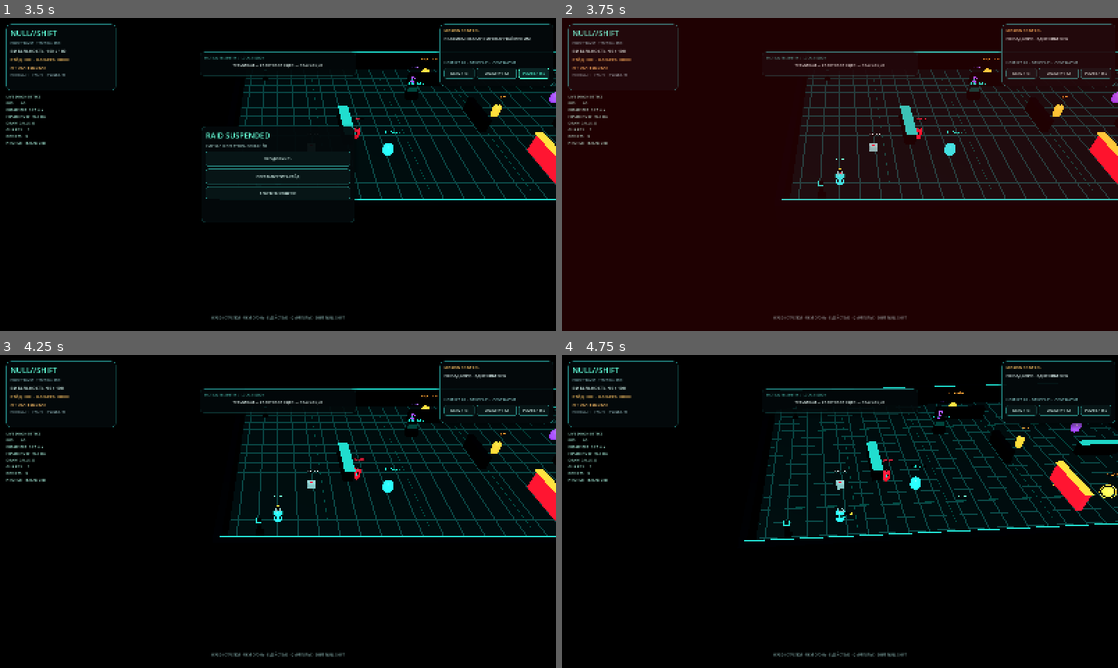
Above: before the commit, frames 1-4 (two rows, left to right).
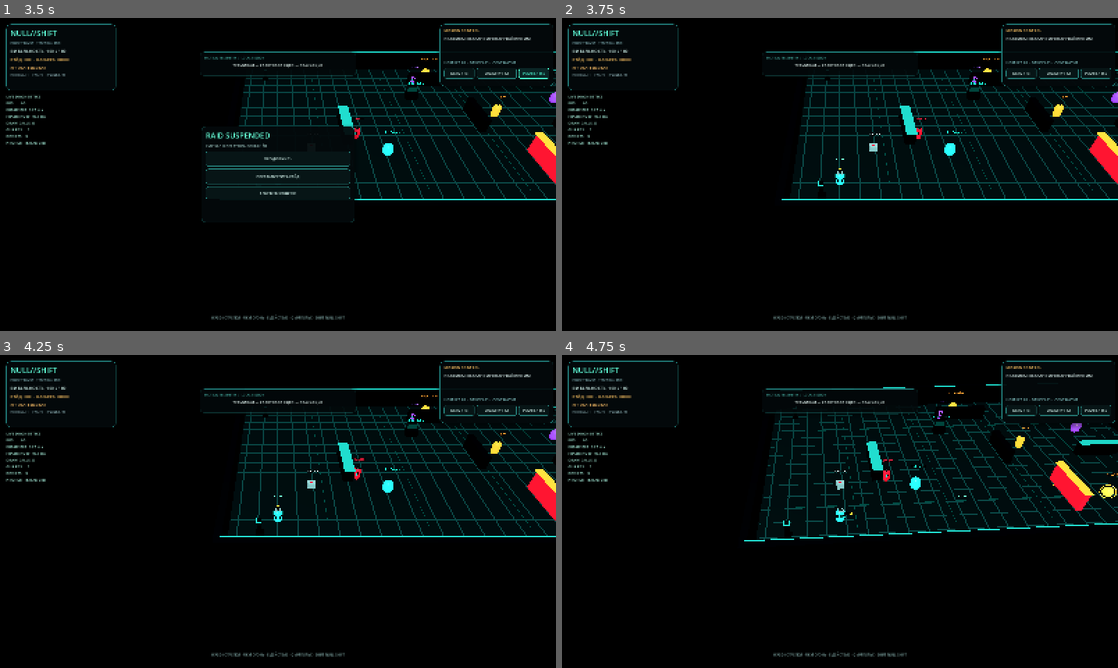
Above: after the commit, the same moments.

Repository: HADJAL001/osgard-world
Game: Godot game, scene res://scenes/main.tscn
The game is run twice, just before and just after one commit, with the same random seed, the same clock (stepped at 60 frames per second) and the same inputs.
Inputs (mouse positions are in pixels of both pictures, inside the frame that each line leads up to):
- Up to frame 1 (3.5 s): click "НАЧАТЬ РЕЙД / ENTER" at 0.5 s; click "DIAG / F3" at 1.25 s; click "QUALITY / F2" at 2 s; click "PAUSE / ESC" at 2.75 s
- Up to frame 2 (3.75 s): click "ПРОДОЛЖИТЬ" at 3.5 s
- Up to frame 3 (4.25 s): no input
- Up to frame 4 (4.75 s): tap Enter at 4.25, 4.35 s; move the mouse to (962, 495) at 4.27 s; hold Right from 4.28 s (still down); click (962, 495) at 4.42 s; tap Space at 4.52 s

Frame 1 is identical in both runs. In frame 2, 99% of the frame differs, in the area x 0-100%, y 0-100%; in frame 3, 0.1%; in frame 4, 0.1%.

Commit message:
Make telegraphed Godot attacks dodgeable and add combat tests

Diff:
--- a/godot/null-shift/scripts/main.gd
+++ b/godot/null-shift/scripts/main.gd
@@ -727,6 +727,9 @@
 		var stun := maxf(0.0, float(guard["stun"]) - delta)
 		guard["stun"] = stun
 		if stun > 0.0:
+			guard["windup"] = 0.0
+			guard["dash_windup"] = 0.0
+			guard["attack_lanes"] = []
 			body.velocity = Vector3.ZERO
 			guards[index] = guard
 			continue
@@ -770,17 +773,19 @@
 			guard["windup"] = windup
 			body.velocity = Vector3.ZERO
 			if windup <= 0.0:
+				var stored_lanes: Array = guard.get("attack_lanes", [])
 				if role == "WARDEN":
 					_spawn_ring_burst(body.global_position + Vector3.UP * 0.12, materials["red"])
 					_screen_impulse(0.13, 0.24)
-					if distance < 17.0 and damage_cooldown <= 0.0:
+					if distance < 7.6 and damage_cooldown <= 0.0 and _has_clear_path_to_player(body.global_position + Vector3.UP * 0.8, body):
 						_damage_player(float(guard["damage"]) * 1.35)
 				elif role == "HEAVY":
 					_screen_impulse(0.055, 0.12)
-					if distance < 14.5 and damage_cooldown <= 0.0:
+					if _player_inside_lanes(stored_lanes, 14.5, 0.88, body) and damage_cooldown <= 0.0:
 						_damage_player(float(guard["damage"]) * 1.3)
-				elif distance < 14.5 and damage_cooldown <= 0.0:
+				elif _player_inside_lanes(stored_lanes, 14.5, 0.62, body) and damage_cooldown <= 0.0:
 					_damage_player(float(guard["damage"]))
+				guard["attack_lanes"] = []
 				guard["cooldown"] = randf_range(1.45, 2.15) if role == "RANGER" else randf_range(2.0, 3.0)
 			guards[index] = guard
 			continue
@@ -791,17 +796,22 @@
 			var aim_from := body.global_position + Vector3.UP * 1.0
 			var aim_to := player.global_position + Vector3.UP * 0.8
 			var role_material: StandardMaterial3D = materials["amber"] if role == "HEAVY" else (materials["red"] if role == "WARDEN" else materials["telegraph"])
+			var attack_lanes: Array[Dictionary] = []
 			if role == "HEAVY":
 				var side := Vector3(-to_player.z, 0.0, to_player.x).normalized()
 				for lane in [-1.0, 0.0, 1.0]:
-					_spawn_beam(aim_from, aim_to + side * lane * 1.45, role_material, 0.82)
+					var lane_end: Vector3 = aim_to + side * lane * 1.45
+					attack_lanes.append({"from": aim_from, "to": lane_end})
+					_spawn_beam(aim_from, lane_end, role_material, 0.82)
 			elif role == "WARDEN":
 				for ray_index in range(8):
 					var ray_angle := TAU * float(ray_index) / 8.0
 					var ray_direction := Vector3(cos(ray_angle), 0.0, sin(ray_angle))
 					_spawn_beam(aim_from, body.global_position + Vector3.UP * 0.8 + ray_direction * 5.6, role_material, 0.92)
 			else:
+				attack_lanes.append({"from": aim_from, "to": aim_to})
 				_spawn_beam(aim_from, aim_to, role_material, 0.66)
+			guard["attack_lanes"] = attack_lanes
 			_play_sfx(230.0 if role != "WARDEN" else 115.0, 0.18, 0.08)
 			body.velocity = Vector3.ZERO
 		elif distance > 2.7 and distance < 22.0:
@@ -810,6 +820,39 @@
 		else:
 			body.velocity = Vector3.ZERO
 		guards[index] = guard
+
+func _player_inside_lanes(lanes: Array, max_distance: float, half_width: float, attacker: Node3D = null) -> bool:
+	if not is_instance_valid(player):
+		return false
+	var player_point := Vector2(player.global_position.x, player.global_position.z)
+	for lane_variant in lanes:
+		if not lane_variant is Dictionary:
+			continue
+		var lane: Dictionary = lane_variant
+		var from_world: Vector3 = lane.get("from", Vector3.ZERO)
+		var to_world: Vector3 = lane.get("to", Vector3.ZERO)
+		var origin := Vector2(from_world.x, from_world.z)
+		var axis := Vector2(to_world.x - from_world.x, to_world.z - from_world.z)
+		var length := minf(max_distance, axis.length())
+		if length <= 0.01:
+			continue
+		axis = axis.normalized()
+		var offset := player_point - origin
+		var along := offset.dot(axis)
+		var across := absf(offset.x * axis.y - offset.y * axis.x)
+		if along >= 0.0 and along <= length and across <= half_width:
+			if attacker == null or _has_clear_path_to_player(from_world, attacker):
+				return true
+	return false
+
+func _has_clear_path_to_player(from_world: Vector3, attacker: Node3D) -> bool:
+	if not is_instance_valid(player):
+		return false
+	var query := PhysicsRayQueryParameters3D.create(from_world, player.global_position + Vector3.UP * 0.72)
+	query.collision_mask = 1
+	query.exclude = [attacker.get_rid()]
+	var hit := get_world_3d().direct_space_state.intersect_ray(query)
+	return hit.is_empty() or hit.get("collider") == player
 
 func _fire_weapon() -> void:
 	if fire_cooldown > 0.0 or paused_game or mission_finished or terminal_active:
--- a/godot/null-shift/tests/runtime_smoke.gd
+++ b/godot/null-shift/tests/runtime_smoke.gd
@@ -42,6 +42,15 @@
 	game._screen_impulse(0.2, 0.25)
 	if not _expect(game.camera_shake_timer > 0.0 and game.camera_shake_strength >= 0.2, "camera impact response must be measurable"):
 		return
+	var saved_position: Vector3 = game.player.global_position
+	game.player.global_position = Vector3(0.0, 0.82, 0.0)
+	var clear_lane: Array = [{"from": Vector3(0.0, 1.0, -10.0), "to": Vector3(0.0, 1.0, 0.0)}]
+	if not _expect(game._player_inside_lanes(clear_lane, 14.5, 0.7), "player inside a telegraphed lane must be detected"):
+		return
+	game.player.global_position = Vector3(2.0, 0.82, -4.0)
+	if not _expect(not game._player_inside_lanes(clear_lane, 14.5, 0.7), "player must be able to dodge outside the telegraphed lane"):
+		return
+	game.player.global_position = saved_position
 	if not _expect(game.guards.size() >= 3, "initial hostiles must spawn"):
 		return
 	if not _expect(game.devices.size() == 3, "three destructible devices must spawn"):
@@ -118,5 +127,5 @@
 	if not _expect(game.career.get_value("upgrades", "weapon", 0) == 1, "upgrade must persist in the career save"):
 		return
 
-	print("PASS NULL//SHIFT runtime: combat damage, eliminations, destructible devices, pulse, animated core, live telemetry, cipher hack, extraction, career credits and persistent upgrade")
+	print("PASS NULL//SHIFT runtime: combat damage, dodgeable telegraphed attack lanes, enemy roles, eliminations, devices, pulse, animated core, camera response, live telemetry, cipher hack, extraction, credits and persistent upgrade")
 	quit(0)
Not shown, changed: scripts/null-shift-godot-smoke.mjs
